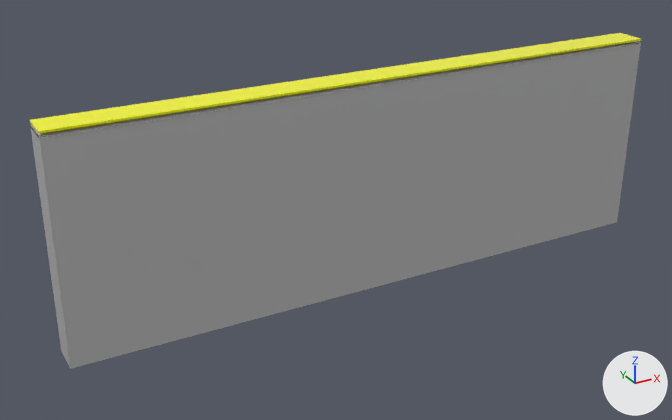
Two versions of the OBJ model backend/static/signs/Hộp đèn hút nổi vuông 60.obj, one commit apart.
Camera for both pictures: a 50 mm camera at (-0.61, -3.35, 2.12) aimed at (1.39, 0.28, 0.31). Lighting does not change. The marker at lower right points along +X, +Y and +Z. The picture after the commit comes second. Where no turn or scale is listed for an object, it has been applied to the vertices. Vertices at exactly the same position are counted once.

In view in the first picture: 'hop_den_hut_noi_vuong_60'.
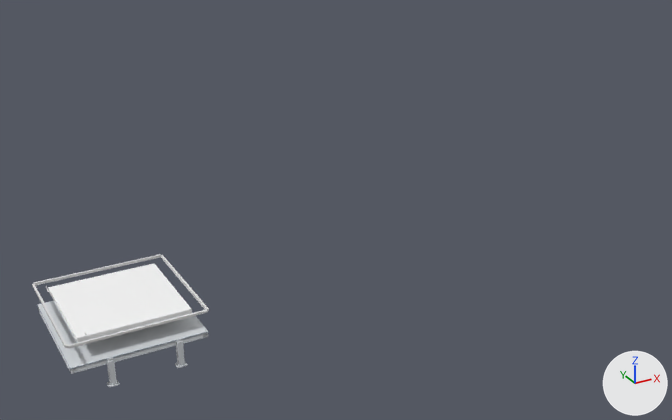
Edits to the bpy script that builds the scene:
```text
Add mat_mat_c0c0c0:
    mat_mat_c0c0c0 = principled_material('Mat_c0c0c0')
    mat_mat_c0c0c0.base_color = (0.753, 0.753, 0.753)  # light grey #e1e1e1
    mat_mat_c0c0c0.roughness = 0.0
Add mat_mat_f8f8f8:
    mat_mat_f8f8f8 = principled_material('Mat_f8f8f8')
    mat_mat_f8f8f8.base_color = (0.973, 0.973, 0.973)  # white #fcfcfc
    mat_mat_f8f8f8.roughness = 0.0
Add mat_mat_475569:
    mat_mat_475569 = principled_material('Mat_475569')
    mat_mat_475569.base_color = (0.278, 0.333, 0.412)  # greyish blue #909cac
    mat_mat_475569.roughness = 0.0
Add mat_mat_b0b8c0:
    mat_mat_b0b8c0 = principled_material('Mat_b0b8c0')
    mat_mat_b0b8c0.base_color = (0.69, 0.722, 0.753)  # light grey #d8dde1
    mat_mat_b0b8c0.roughness = 0.0
Change me_hop_den_hut_noi_vuong_60:
    used by ob_hop_den_hut_noi_vuong_60; location = (0.0, 0.0, 0.0)
    remove me_hop_den_hut_noi_vuong_60.from_pydata(...)  # 20 vertices, 34 faces; spans x 0.0..3.0, y 0.0..0.15, z 0.0..1.02
    remove me_hop_den_hut_noi_vuong_60.materials.append(mat_mat_808080)  # grey #bcbcbc
    remove me_hop_den_hut_noi_vuong_60.materials.append(mat_mat_ffffff)  # white #ffffff
    remove me_hop_den_hut_noi_vuong_60.materials.append(mat_mat_ffff00)  # yellow #ffff00
    add me_hop_den_hut_noi_vuong_60.from_pydata(...)  # 492 vertices, 846 faces; spans x -0.01..0.61, y -0.03..0.61, z -0.12..0.12
    me_hop_den_hut_noi_vuong_60 part 1: a new loose piece, a box spanning x 0.0..0.6, y -0.0015..0.0015, z -0.0015..0.0015, in mat_mat_475569 (greyish blue #909cac)
    me_hop_den_hut_noi_vuong_60 part 2: a new loose piece, a box spanning x 0.15..0.175, y -0.025..0.0, z -0.12..0.0, in mat_mat_b0b8c0 (light grey #d8dde1)
    me_hop_den_hut_noi_vuong_60 part 3: a new loose piece, a box spanning x 0.45..0.475, y -0.025..0.0, z -0.12..0.0, in mat_mat_b0b8c0 (light grey #d8dde1)
    me_hop_den_hut_noi_vuong_60 part 4: the loose piece of 8 vertices spanning x 0.0..3.0, y 0.0..0.15, z 1.01..1.02 is scaled about its middle by (0, 0.00333, -0.43), then moved by (-1.41, -0.02, -0.9), in mat_mat_f8f8f8 (white #fcfcfc)
    me_hop_den_hut_noi_vuong_60 part 5: a new loose piece, a box spanning x 0.05..0.55, y 0.05..0.55, z 0.082..0.102, in mat_mat_f8f8f8 (white #fcfcfc)
    me_hop_den_hut_noi_vuong_60 part 6: a new loose piece, a box spanning x 0.5985..0.6015, y 0.0..0.6, z 0.1005..0.1035, in mat_mat_c0c0c0 (light grey #e1e1e1)
    me_hop_den_hut_noi_vuong_60 part 7: a new loose piece, a box spanning x 0.0..0.6, y 0.5985..0.6015, z 0.1005..0.1035, in mat_mat_c0c0c0 (light grey #e1e1e1)
    me_hop_den_hut_noi_vuong_60 part 8: 11 vertices removed from x 0.0..3.0, y 0.0..0.15, z 0.0..1.0; 247 vertices added at x -0.01..0.61, y -0.01..0.61, z -0.03..0.12
    other edits to the shape of me_hop_den_hut_noi_vuong_60 do not show in these pictures
    add me_hop_den_hut_noi_vuong_60.materials.append(mat_mat_b0b8c0)  # light grey #d8dde1
    add me_hop_den_hut_noi_vuong_60.materials.append(mat_mat_475569)  # greyish blue #909cac
    add me_hop_den_hut_noi_vuong_60.materials.append(mat_mat_f8f8f8)  # white #fcfcfc
    add me_hop_den_hut_noi_vuong_60.materials.append(mat_mat_c0c0c0)  # light grey #e1e1e1
```

Pixel boxes (x1, y1, x2, y2) of what changed, in the pictures (672 x 420 px; the box of a moved part takes in the faces that stretch with it):
'hop_den_hut_noi_vuong_60', reshaped, recoloured (71% narrower, 60% shorter)
    before: (30, 33, 641, 369)
    after: (32, 254, 209, 388)
part 1 of me_hop_den_hut_noi_vuong_60, added
    after: (70, 332, 207, 369)
part 2 of me_hop_den_hut_noi_vuong_60, added
    after: (107, 358, 117, 385)
part 3 of me_hop_den_hut_noi_vuong_60, added
    after: (176, 339, 185, 366)
part 4 of me_hop_den_hut_noi_vuong_60, moved or reshaped (not visible afterwards)
    before: (30, 33, 641, 134)
part 5 of me_hop_den_hut_noi_vuong_60, added
    after: (48, 263, 192, 343)
part 6 of me_hop_den_hut_noi_vuong_60, added
    after: (161, 257, 206, 310)
part 7 of me_hop_den_hut_noi_vuong_60, added
    after: (35, 257, 160, 286)
part 8 of me_hop_den_hut_noi_vuong_60, cut back
    before: (30, 41, 641, 369)
    after: (32, 254, 209, 374)
